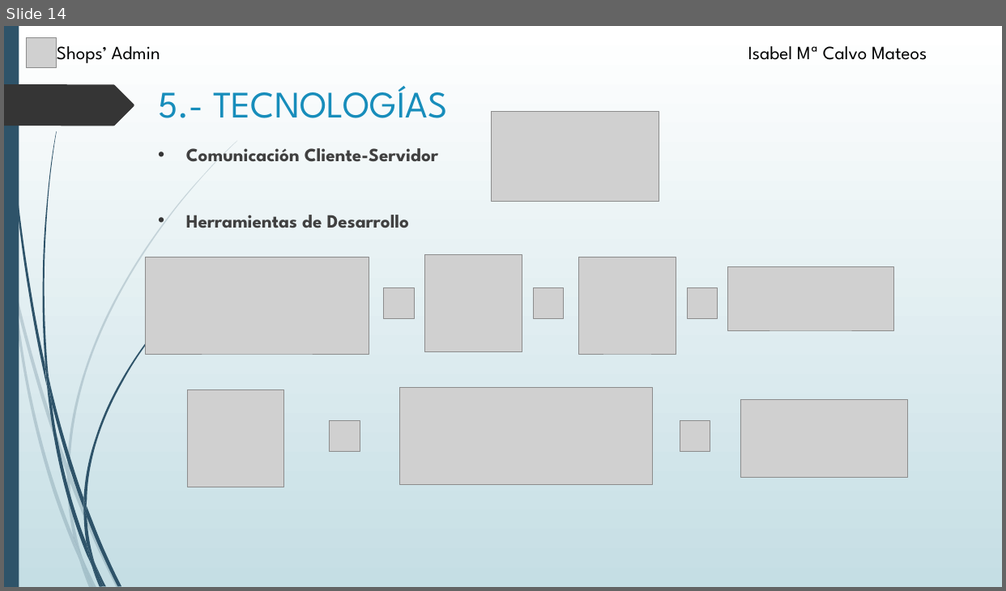
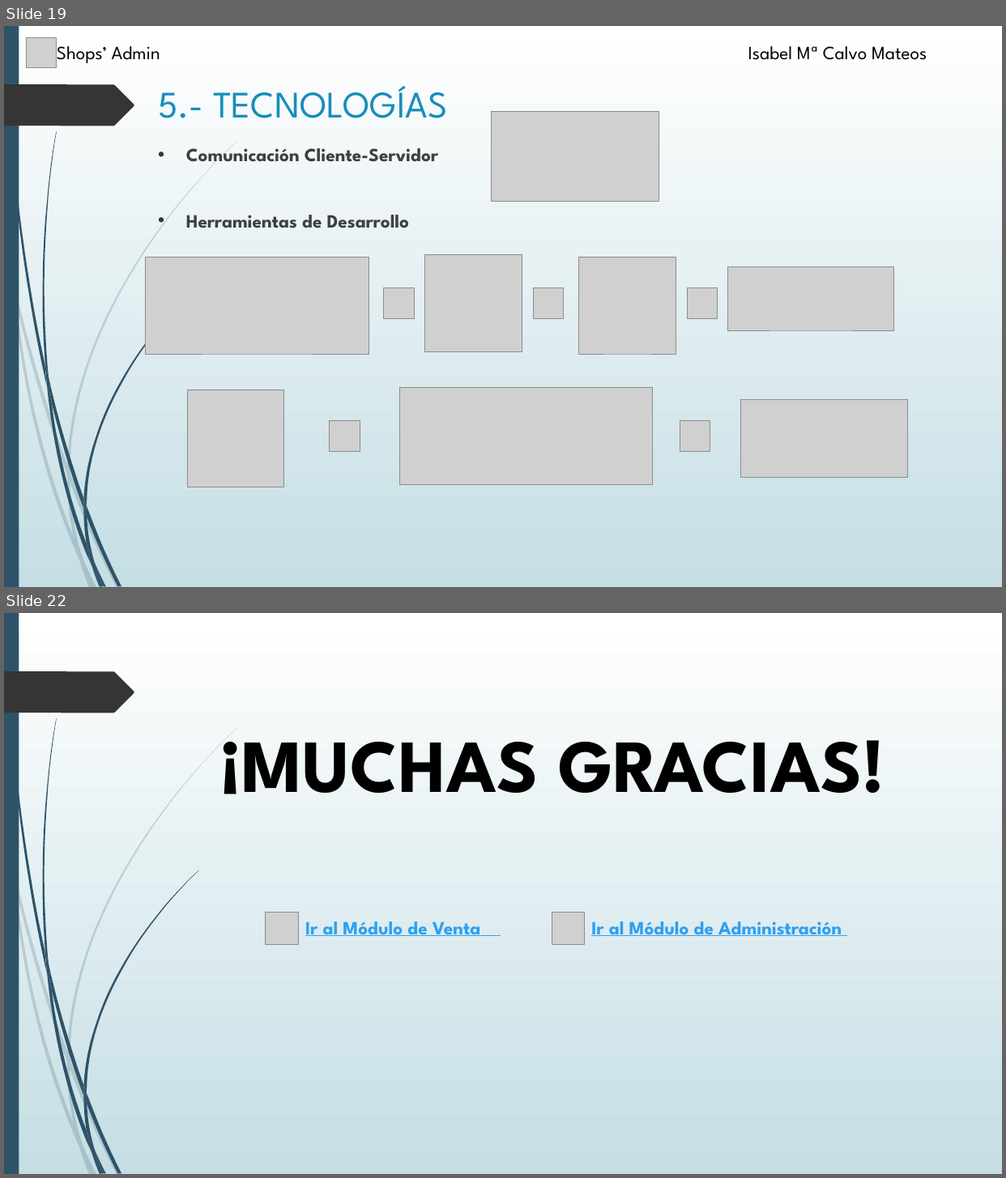
Before and after one commit to isacm94/Proyecto, a slide deck: Alumno/Presentación/Presentación.pptx. Shown one above the other, each under a label of ours: slide 14 before the commit, slides 19 and 22 after it; the slides between them are not shown. The pictures are 1006x591 and 1006x1178 pixels, drawn with LibreOffice and Linux fonts; fonts in the diff are those of the drawing; grey boxes stand for pictures. Boxes give left, top, right and bottom in pixels: in the first picture for what was removed or moved away, otherwise in the second. Text is boxed around its words. In the diff, an @@ line names an element or a change of style, - is before the commit and + after.

```diff
--- a/Alumno/Presentación/Presentación.pptx
+++ b/Alumno/Presentación/Presentación.pptx
@@ slide 22 added at [4,613,1002,1174], background gradient #FFFFFF to #C5DEE5; not listed: 24 template elements that a slide beside it also shows @@
@@ text added at [219,740,885,794], 72 pt, text #000000, bold @@
+¡MUCHAS GRACIAS!
@@ picture added at [266,913,298,945] @@
@@ text added at [305,922,481,936], 18 pt, text #2DA0F1, bold, underline @@
+Ir al Módulo de Venta
@@ picture added at [552,913,585,945] @@
@@ text added at [591,922,842,936], 18 pt, text #2DA0F1, bold, underline @@
+Ir al Módulo de Administración
@@ what was slide 14 is now slide 19 @@
```
Also in this commit, not shown: 2 slides changed, 7 other slides added, 43 other files.
